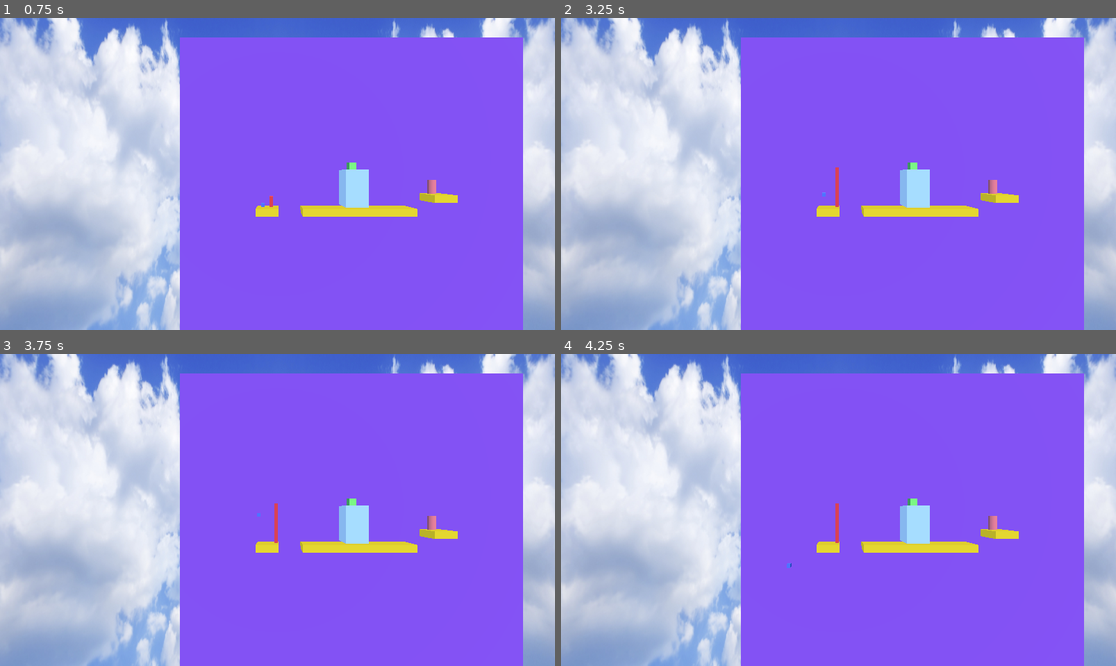
Above: before the commit, frames 1-4 (two rows, left to right).
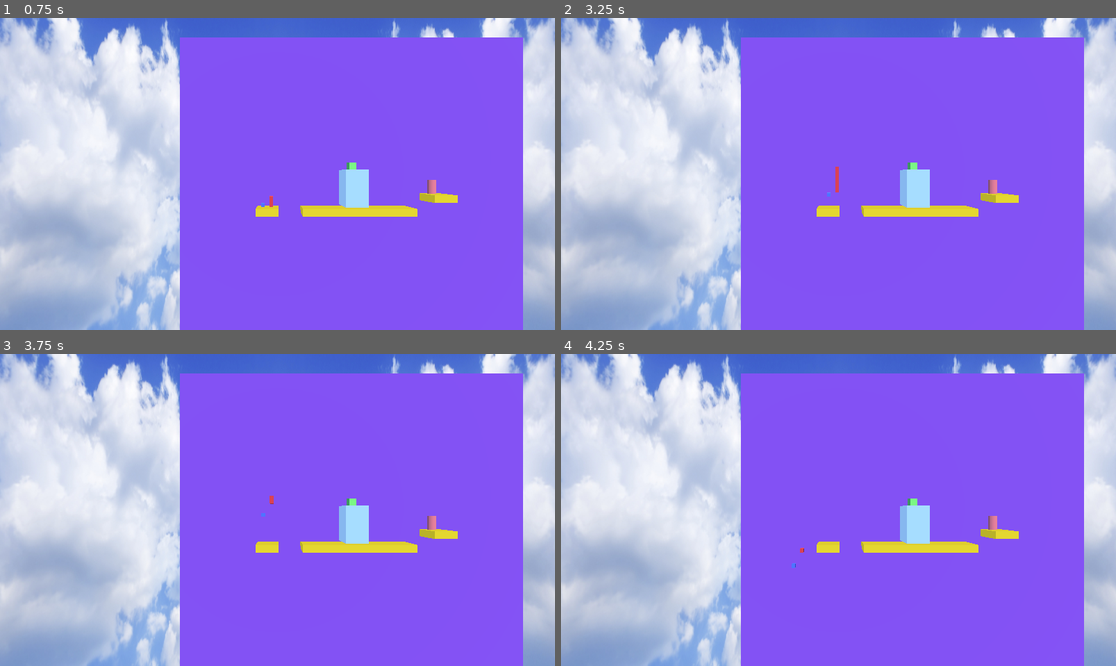
Above: after the commit, the same moments.

Repository: AtlasWongy/gmtk_game_jam_2024
Game: Godot game, scene res://scenes/Game.tscn
The game is run twice, just before and just after one commit, with the same random seed, the same clock (stepped at 60 frames per second) and the same inputs. This scene is started directly instead of the project's main scene.
Inputs:
- Up to frame 1 (0.75 s): tap Enter (ui_accept) at 0.5 s; hold Up (ui_up) from 0.53 s (still down); hold G (grow) from 0.53 s (still down)
- Up to frame 2 (3.25 s): tap Space (jump) at 0.77, 1.52, 3.02 s; release Up (ui_up) at 1.28 s; release G (grow) at 1.28 s; hold Down (ui_down) 1.28-2.03 s; tap Right (movement) at 1.35 s; tap Enter (ui_accept) at 2, 2.75 s; hold Q (switch_box) 2.03-2.78 s; hold Up (ui_up) from 2.03 s (still down); tap G (grow) at 2.85 s
- Up to frame 3 (3.75 s): tap Enter (ui_accept) at 3.5 s; release Up (ui_up) at 3.53 s; hold Left (left) from 3.53 s (still down); tap Right (movement) at 3.6 s
- Up to frame 4 (4.25 s): keep holding Left (left); tap Space (jump) at 3.77 s

Frame 1 is identical in both runs. In frame 2, less than 0.1% of the frame differs, in the area x 47-51%, y 47-61%; in frame 3, 0.1%, in the area x 46-51%, y 45-61%; in frame 4, 0.1%.
Error after the commit: Parse Error: Member "set_game_over_menu" is not a function. (res://singletons/game_manager.gd:47)

Commit message:
UI updates

Diff:
--- a/death_zone.gd
+++ b/death_zone.gd
@@ -1,9 +1,7 @@
 extends Area3D
-
-
-
-
 
 func _on_body_entered(body: Node3D) -> void:
 	if(body is CharacterBody3D):
-		print("dead!")
+		# body.queue_free()
+		print("Character Died")
+		SignalBus.set_game_state.emit(GameManager.GameState.GAME_OVER_LOSE)
--- a/scenes/test_level.tscn
+++ b/scenes/test_level.tscn
@@ -1,10 +1,11 @@
-[gd_scene load_steps=11 format=3 uid="uid://78nxbcy5lnm2"]
+[gd_scene load_steps=13 format=3 uid="uid://78nxbcy5lnm2"]
 
 [ext_resource type="PackedScene" uid="uid://d1qp5smneb3jt" path="res://characters/player/red_box/red_box.tscn" id="1_4lkkm"]
 [ext_resource type="PackedScene" uid="uid://jqec1by0rjjf" path="res://ui/main_menu/MainMenu.tscn" id="2_5f41v"]
 [ext_resource type="PackedScene" uid="uid://cx6lmqhnkvmfc" path="res://ui/pause_menu/PauseMenu.tscn" id="3_5ngxv"]
 [ext_resource type="Script" path="res://scenes/game_starter.gd" id="3_fmxfb"]
 [ext_resource type="PackedScene" uid="uid://be0pid4rg5rph" path="res://ui/timer_ui/TimerUI.tscn" id="4_c2obm"]
+[ext_resource type="Script" path="res://death_zone.gd" id="6_hcfsw"]
 
 [sub_resource type="ProceduralSkyMaterial" id="ProceduralSkyMaterial_3r77l"]
 sky_top_color = Color(0.214771, 0.565469, 0.975304, 1)
@@ -22,6 +23,9 @@
 
 [sub_resource type="BoxShape3D" id="BoxShape3D_u64gh"]
 size = Vector3(20, 1, 10)
+
+[sub_resource type="BoxShape3D" id="BoxShape3D_d0fel"]
+size = Vector3(3.6026, 1, 9.09973)
 
 [node name="TestLevel" type="Node3D"]
 process_mode = 1
@@ -57,3 +61,12 @@
 [node name="GameStarter" type="Node3D" parent="."]
 process_mode = 3
 script = ExtResource("3_fmxfb")
+
+[node name="Area3D" type="Area3D" parent="."]
+script = ExtResource("6_hcfsw")
+
+[node name="CollisionShape3D" type="CollisionShape3D" parent="Area3D"]
+transform = Transform3D(1, 0, 0, 0, 1, 0, 0, 0, 1, -11.7753, 0, -0.436462)
+shape = SubResource("BoxShape3D_d0fel")
+
+[connection signal="body_entered" from="Area3D" to="Area3D" method="_on_body_entered"]
--- a/singletons/game_manager.gd
+++ b/singletons/game_manager.gd
@@ -1,7 +1,7 @@
 extends Node
 
 enum CurrentBox {RED_BOX, BLUE_BOX}
-enum GameState {NOT_STARTED, RUNNING, PAUSED, GAME_OVER}
+enum GameState {NOT_STARTED, RUNNING, PAUSED, GAME_OVER_WIN, GAME_OVER_LOSE}
 
 var current_box: CurrentBox
 var game_state: GameState
@@ -29,6 +29,8 @@
 
 func _on_set_game_state(_game_state):
 	game_state = _game_state
+	if game_state == GameState.GAME_OVER_LOSE or game_state == GameState.GAME_OVER_WIN:
+		toggle_game_over()
 
 func toggle_pause() -> void:
 	if get_tree().paused:
@@ -39,3 +41,9 @@
 		get_tree().paused = true
 		game_state = GameState.PAUSED
 		SignalBus.set_pause_menu.emit(true)
+
+func toggle_game_over() -> void:
+	if game_state == GameState.GAME_OVER_LOSE:
+		SignalBus.set_game_over_menu(3)
+	elif game_state == GameState.GAME_OVER_WIN:
+		SignalBus.set_game_over_menu(4)
--- a/singletons/signal_bus.gd
+++ b/singletons/signal_bus.gd
@@ -10,3 +10,4 @@
 signal set_shrink()
 signal set_game_state(_game_state: GameManager.GameState)
 signal set_pause_menu(_pause_menu_state: bool)
+signal set_game_over_menu(_game_over_menu_state: int)
--- a/ui/game_over_menu/GameOver.tscn
+++ b/ui/game_over_menu/GameOver.tscn
@@ -1,9 +1,31 @@
 [gd_scene format=3 uid="uid://bmdid0ws3ju5s"]
 
-[node name="GameOver" type="Control"]
-layout_mode = 3
-anchors_preset = 15
-anchor_right = 1.0
-anchor_bottom = 1.0
+[node name="GameOver" type="PanelContainer"]
+anchors_preset = 8
+anchor_left = 0.5
+anchor_top = 0.5
+anchor_right = 0.5
+anchor_bottom = 0.5
 grow_horizontal = 2
 grow_vertical = 2
+
+[node name="MarginContainer" type="MarginContainer" parent="."]
+layout_mode = 2
+
+[node name="VBoxContainer" type="VBoxContainer" parent="MarginContainer"]
+layout_mode = 2
+
+[node name="Title" type="Label" parent="MarginContainer/VBoxContainer"]
+layout_mode = 2
+
+[node name="HBoxContainer" type="HBoxContainer" parent="MarginContainer/VBoxContainer"]
+layout_mode = 2
+
+[node name="TimeResult" type="Label" parent="MarginContainer/VBoxContainer/HBoxContainer"]
+layout_mode = 2
+
+[node name="TimeScore" type="Label" parent="MarginContainer/VBoxContainer/HBoxContainer"]
+layout_mode = 2
+
+[node name="RetryButton" type="Button" parent="MarginContainer/VBoxContainer"]
+layout_mode = 2
--- /dev/null
+++ b/ui/game_over_menu/game_over_lose/game_over_lose.tscn
@@ -0,0 +1,32 @@
+[gd_scene load_steps=2 format=3 uid="uid://bv6uor2qv5ir2"]
+
+[ext_resource type="PackedScene" uid="uid://bmdid0ws3ju5s" path="res://ui/game_over_menu/GameOver.tscn" id="1_w3i88"]
+
+[node name="GameOver" instance=ExtResource("1_w3i88")]
+
+[node name="MarginContainer" parent="." index="0"]
+theme_override_constants/margin_left = 25
+theme_override_constants/margin_top = 25
+theme_override_constants/margin_right = 25
+theme_override_constants/margin_bottom = 25
+
+[node name="VBoxContainer" parent="MarginContainer" index="0"]
+theme_override_constants/separation = 10
+
+[node name="Title" parent="MarginContainer/VBoxContainer" index="0"]
+theme_override_font_sizes/font_size = 96
+text = "GAME OVER"
+
+[node name="HBoxContainer" parent="MarginContainer/VBoxContainer" index="1"]
+theme_override_constants/separation = 10
+
+[node name="TimeResult" parent="MarginContainer/VBoxContainer/HBoxContainer" index="0"]
+theme_override_font_sizes/font_size = 24
+text = "Completion Time:"
+
+[node name="TimeScore" parent="MarginContainer/VBoxContainer/HBoxContainer" index="1"]
+theme_override_font_sizes/font_size = 24
+text = "00:00"
+
+[node name="RetryButton" parent="MarginContainer/VBoxContainer" index="2"]
+text = "Try Again"
--- /dev/null
+++ b/ui/game_over_menu/game_over_win/game_over_win.tscn
@@ -0,0 +1,34 @@
+[gd_scene load_steps=2 format=3 uid="uid://c4ls200pkv8po"]
+
+[ext_resource type="PackedScene" uid="uid://bmdid0ws3ju5s" path="res://ui/game_over_menu/GameOver.tscn" id="1_nlwbk"]
+
+[node name="GameOver" instance=ExtResource("1_nlwbk")]
+
+[node name="MarginContainer" parent="." index="0"]
+theme_override_constants/margin_left = 25
+theme_override_constants/margin_top = 25
+theme_override_constants/margin_right = 25
+theme_override_constants/margin_bottom = 25
+
+[node name="VBoxContainer" parent="MarginContainer" index="0"]
+theme_override_constants/separation = 10
+
+[node name="Title" parent="MarginContainer/VBoxContainer" index="0"]
+theme_override_font_sizes/font_size = 96
+text = "GAME WON"
+horizontal_alignment = 1
+
+[node name="HBoxContainer" parent="MarginContainer/VBoxContainer" index="1"]
+theme_override_constants/separation = 10
+
+[node name="TimeResult" parent="MarginContainer/VBoxContainer/HBoxContainer" index="0"]
+theme_override_font_sizes/font_size = 24
+text = "Completion Time:"
+
+[node name="TimeScore" parent="MarginContainer/VBoxContainer/HBoxContainer" index="1"]
+theme_override_font_sizes/font_size = 24
+text = "00:00
+"
+
+[node name="RetryButton" parent="MarginContainer/VBoxContainer" index="2"]
+text = "Play Again"
--- a/ui/timer_ui/Timer.tscn
+++ /dev/null
@@ -1,4 +0,0 @@
-[gd_scene format=3 uid="uid://dwq4nk5vpl4ya"]
-
-[node name="Timer" type="Timer"]
-process_mode = 1
Not shown: 1 places in scenes/Game.tscn that only renumber resources
